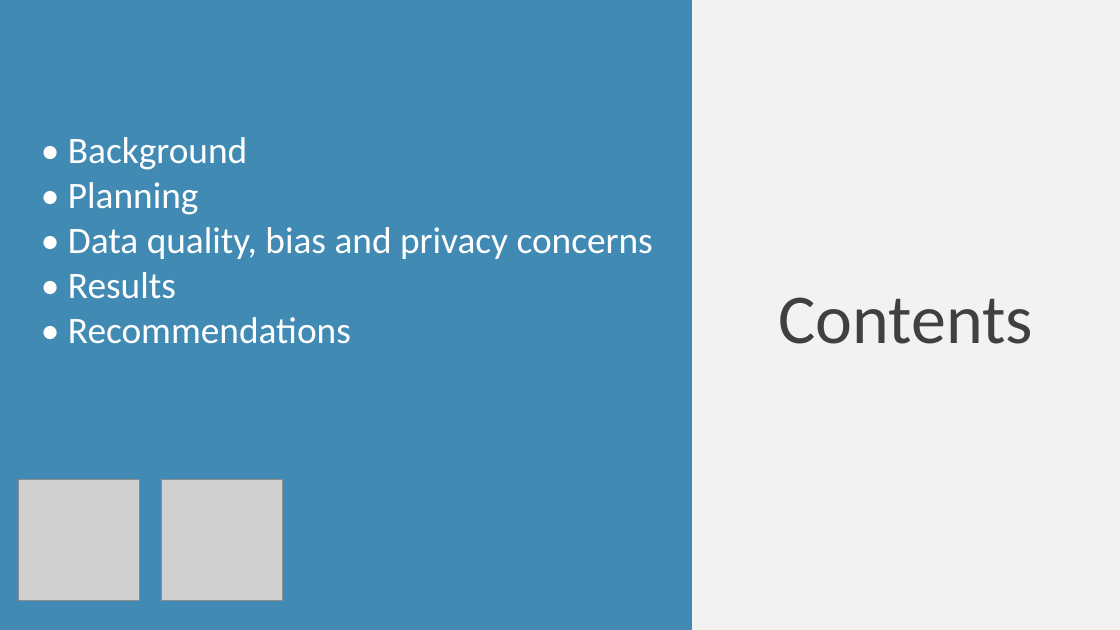
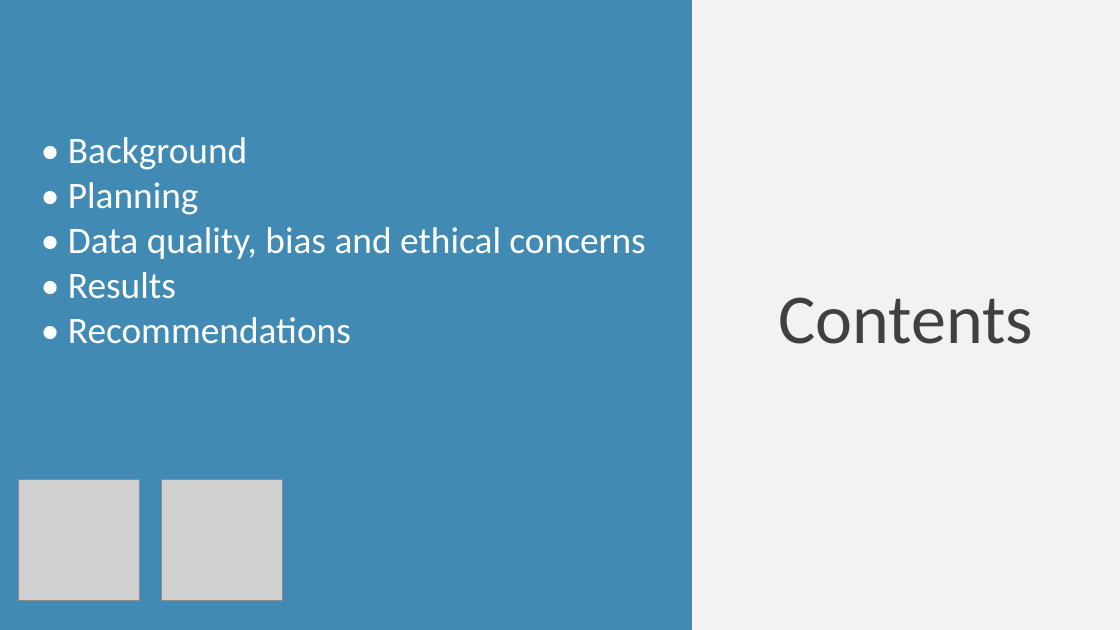
Before and after one commit to TomW49/final_proj_cc, a slide deck: slide 3 of documentation/loan_defaults_presentation.pptx. Drawn at 1120x630 pixels with LibreOffice and Linux fonts; fonts in the diff are those of the drawing; grey boxes stand for pictures. Boxes give left, top, right and bottom in pixels: in the first picture for what was removed or moved away, otherwise in the second. Text is boxed around its words. In the diff, an @@ line names an element or a change of style, - is before the commit and + after.

```diff
--- a/documentation/loan_defaults_presentation.pptx
+++ b/documentation/loan_defaults_presentation.pptx
@@ text at (68, 227, 645, 259): text changed @@
-• Data quality, bias and privacy concerns
+• Data quality, bias and ethical concerns
```
Also in this commit, not shown: 3 slides added, 3 slides removed.
